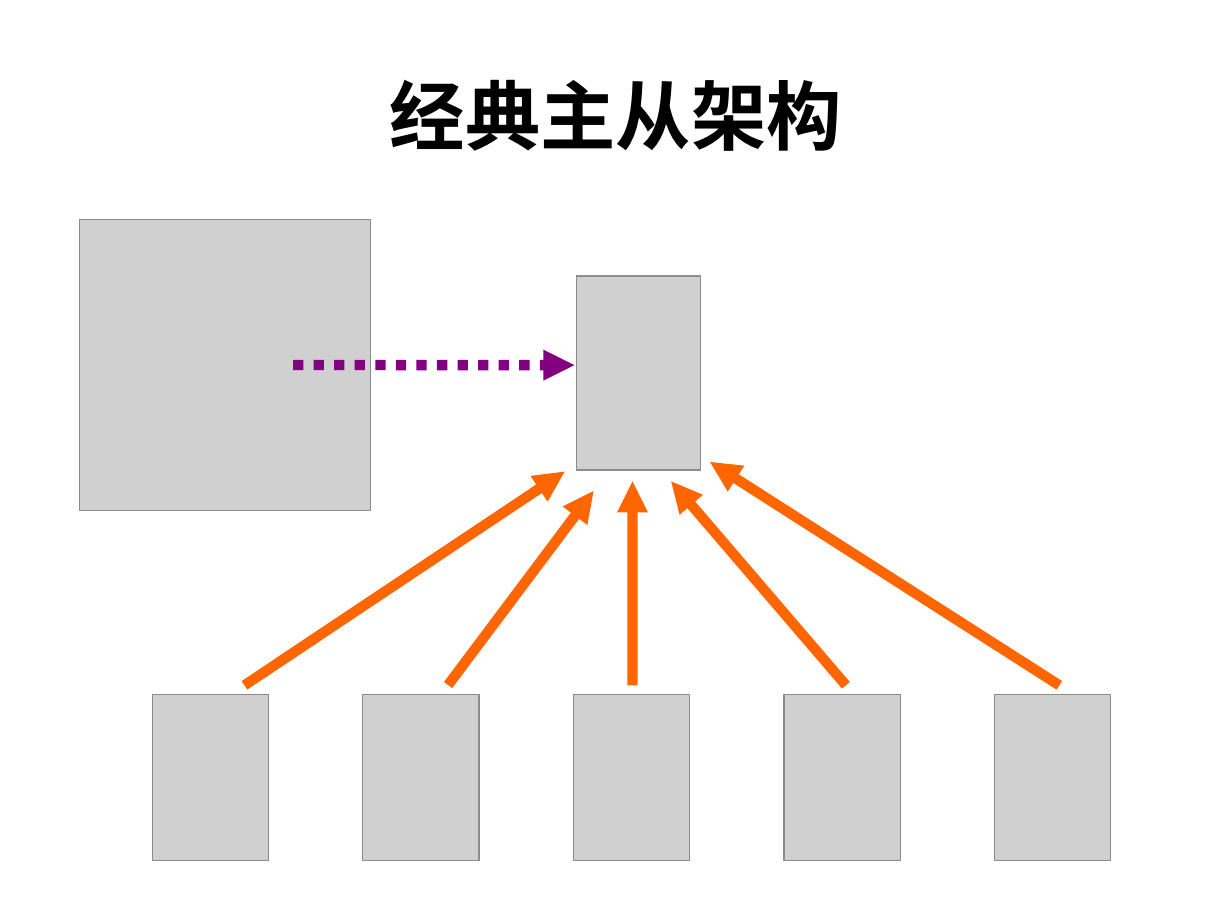
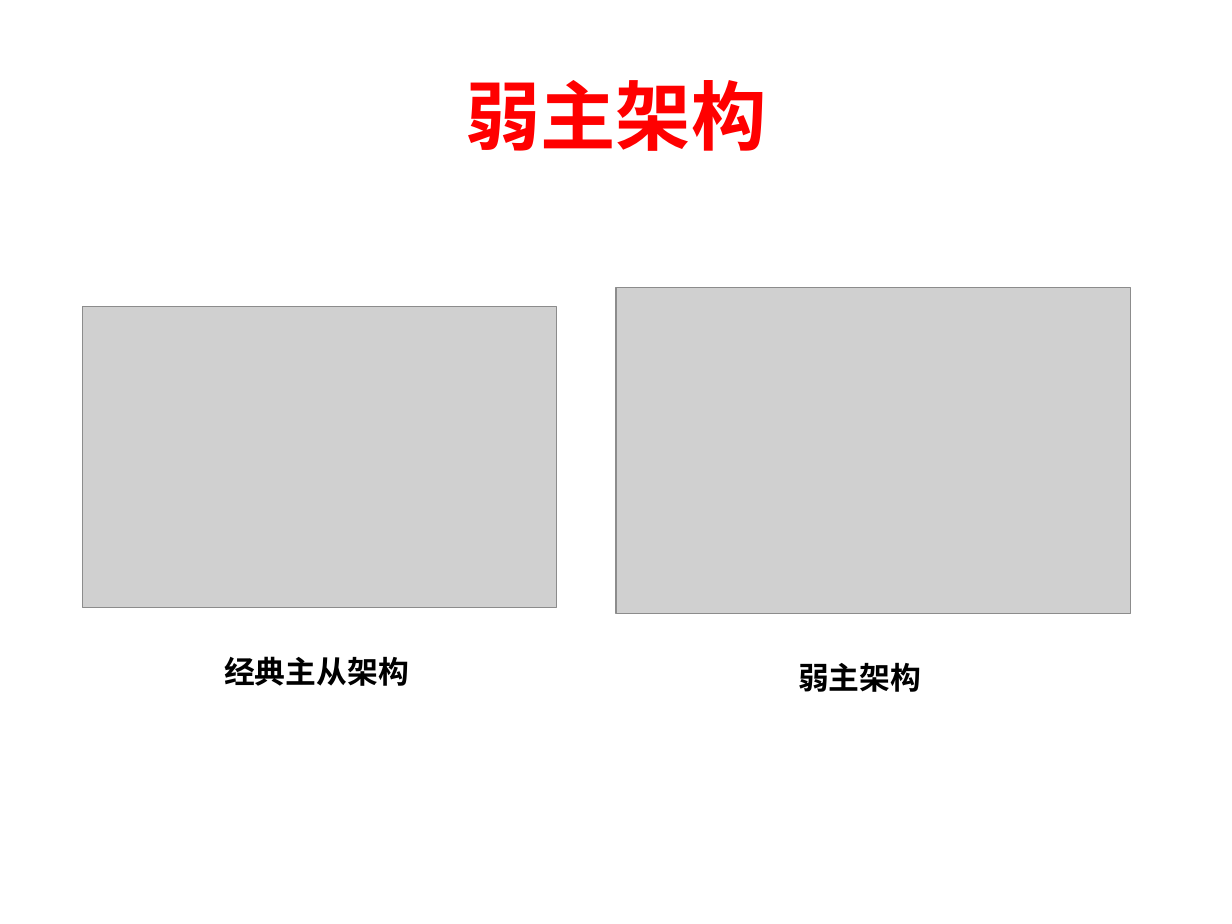
Before and after one commit to machicao2013/mooon, a slide deck: slide 8 of applications/lightfs/doc/lightFS-牺牲强一致性获得超高可用性和可靠性的磁盘级轻量分布式文件系统.ppt (slide 5 before the commit). Drawn at 1232x924 pixels with LibreOffice and Linux fonts; fonts in the diff are those of the drawing; grey boxes stand for pictures. Boxes give left, top, right and bottom in pixels: in the first picture for what was removed or moved away, otherwise in the second. Text is boxed around its words. In the diff, an @@ line names an element or a change of style, - is before the commit and + after.

```diff
--- a/applications/lightfs/doc/lightFS-牺牲强一致性获得超高可用性和可靠性的磁盘级轻量分布式文件系统.ppt
+++ b/applications/lightfs/doc/lightFS-牺牲强一致性获得超高可用性和可靠性的磁盘级轻量分布式文件系统.ppt
@@ title at [465,80,766,151]: text changed; text colour #000000 to #FF0000 @@
-经典主从架构
+弱主架构
@@ picture removed at [577,276,701,471] @@
@@ picture added at [616,287,1130,614] @@
@@ picture: place and size @@
-picture at [79,219,370,510]
+picture at [83,307,557,607]
@@ arrow removed from (293, 365) to (574, 365) @@
@@ arrow removed from (244, 685) to (564, 472) @@
@@ arrow removed from (1060, 685) to (710, 462) @@
@@ arrow removed from (448, 685) to (594, 492) @@
@@ arrow removed from (632, 685) to (632, 482) @@
@@ arrow removed from (846, 685) to (671, 482) @@
@@ text added at [224,656,409,686], 18 pt, text #000000, bold @@
+经典主从架构
@@ text added at [798,662,921,692], 18 pt, text #000000, bold @@
+弱主架构
@@ picture removed at [153,695,269,861] @@
@@ picture removed at [362,695,478,861] @@
@@ picture removed at [573,695,689,861] @@
@@ picture removed at [784,695,899,861] @@
@@ picture removed at [994,695,1110,861] @@
```
Also in this commit, not shown: 10 other slides changed, 10 slides added, 15 slides removed.
